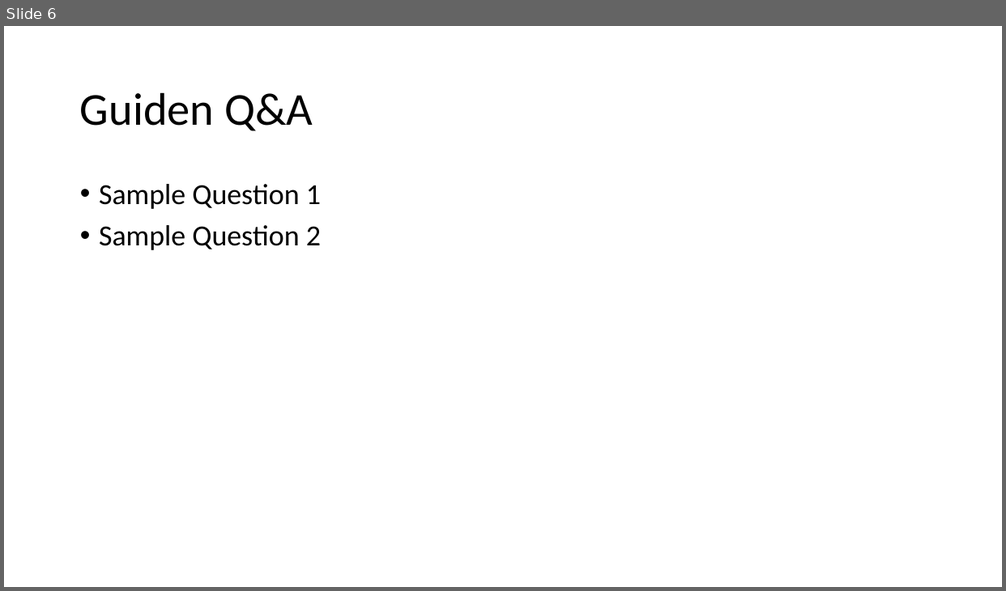
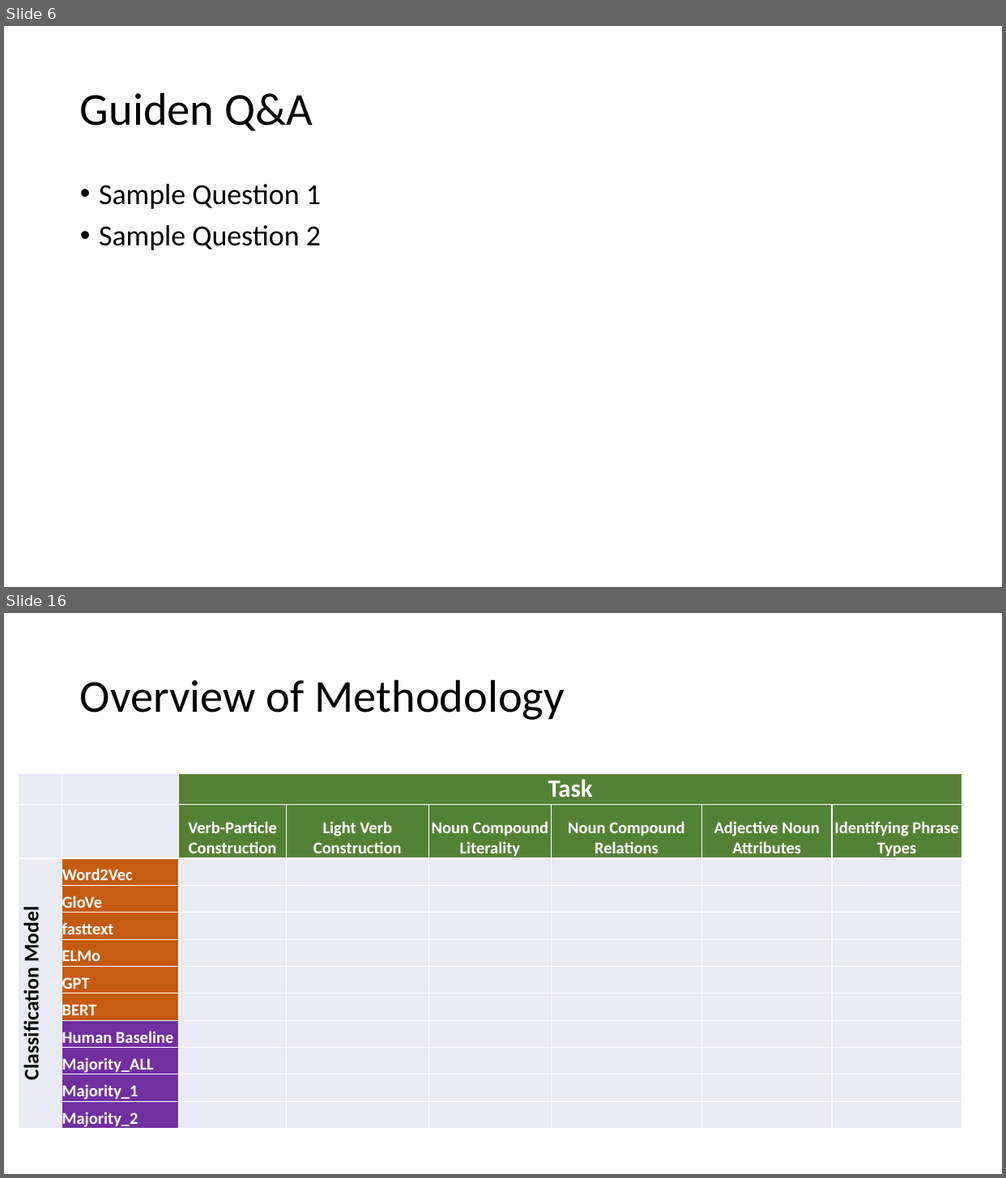
Before and after one commit to spacemanidol/AnalyzingNeuralLanguageModelsGroup1, a slide deck: PaperPresentation02202020.pptx. Shown one above the other, each under a label of ours: slide 6 before the commit, slides 6 and 16 after it; the slides between them are not shown. The pictures are 1006x591 and 1006x1178 pixels, drawn with LibreOffice and Linux fonts; fonts in the diff are those of the drawing. Boxes give left, top, right and bottom in pixels: in the first picture for what was removed or moved away, otherwise in the second. Text is boxed around its words. In the diff, an @@ line names an element or a change of style, - is before the commit and + after.

Commit message:
Update PaperPresentation02202020.pptx
Added Most of the slides for the Pain in the Neck paper. Still need to add the content in for the task descriptions and some results and analysis

```diff
--- a/PaperPresentation02202020.pptx
+++ b/PaperPresentation02202020.pptx
@@ slide 16 added at bbox=[4, 613, 1002, 1174], background #FFFFFF @@
@@ title added at bbox=[80, 679, 565, 720], 44 pt, text #000000 @@
+Overview of Methodology
@@ table added at bbox=[19, 773, 964, 1132], 12 rows, 8 columns @@
+ |  | Task |  |  |  |  | 
+ |  | Verb-Particle Construction | Light Verb Construction | Noun Compound Literality | Noun Compound Relations | Adjective Noun Attributes | Identifying Phrase Types
+Classification Model | Word2Vec |  |  |  |  |  | 
+ | GloVe |  |  |  |  |  | 
+ | fasttext |  |  |  |  |  | 
+ | ELMo |  |  |  |  |  | 
+ | GPT |  |  |  |  |  | 
+ | BERT |  |  |  |  |  | 
+ | Human Baseline |  |  |  |  |  | 
+ | Majority_ALL |  |  |  |  |  | 
+ | Majority_1 |  |  |  |  |  | 
+ | Majority_2 |  |  |  |  |  | 
```
Also in this commit, not shown: 1 slide changed, 45 other slides added.
